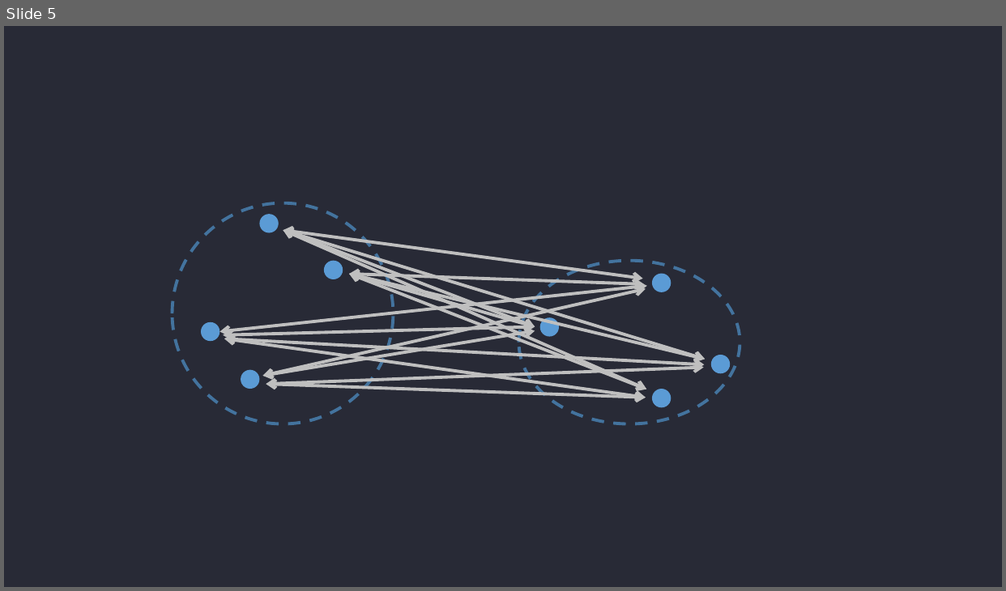
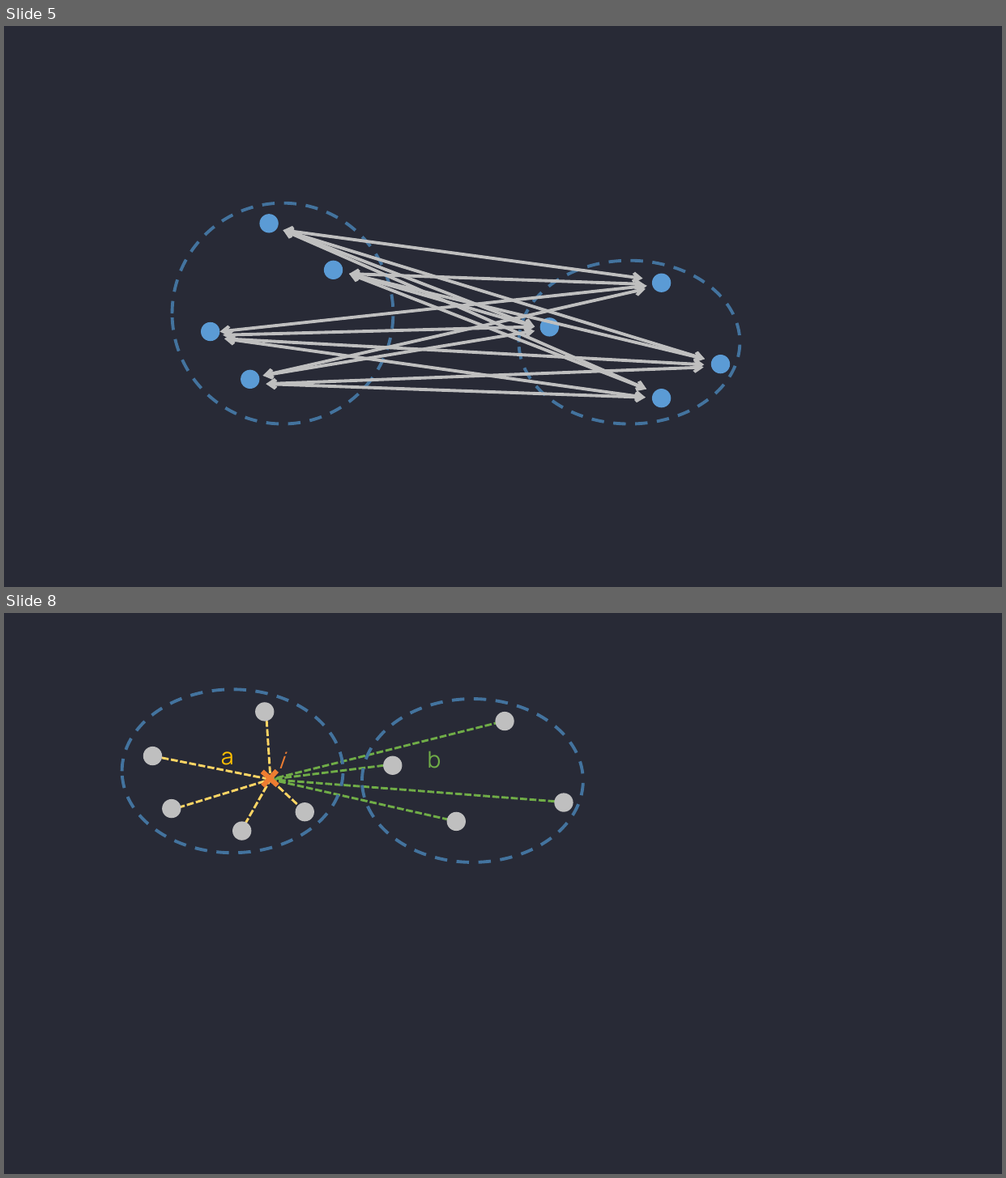
Before and after one commit to dinhanhthi/dinhanhthi.com, a slide deck: img/illustration/clustering-distance.pptx. Shown one above the other, each under a label of ours: slide 5 before the commit, slides 5 and 8 after it; the slides between them are not shown. The pictures are 1006x591 and 1006x1178 pixels, drawn with LibreOffice and Linux fonts; fonts in the diff are those of the drawing. Boxes give left, top, right and bottom in pixels: in the first picture for what was removed or moved away, otherwise in the second. Text is boxed around its words. In the diff, an @@ line names an element or a change of style, - is before the commit and + after.

```diff
--- a/img/illustration/clustering-distance.pptx
+++ b/img/illustration/clustering-distance.pptx
@@ slide 8 added at box(4, 613, 1002, 1174), background #282A36 @@
@@ ellipse added at box(122, 689, 343, 853), outline #43739E 3 pt dashed @@
@@ ellipse added at box(256, 702, 275, 721), fill #BFBFBF @@
@@ ellipse added at box(362, 699, 582, 862), outline #43739E 3 pt dashed @@
@@ line added from (266, 710) to (270, 779), #FFD564 2.25 pt dashed @@
@@ line added from (501, 722) to (270, 779), #70AD47 2.25 pt dashed @@
@@ ellipse added at box(495, 712, 513, 730), fill #BFBFBF @@
@@ ellipse added at box(143, 747, 162, 765), fill #BFBFBF @@
@@ line added from (153, 756) to (270, 779), #FFD564 2.25 pt dashed @@
@@ text added at box(221, 752, 234, 772), 22 pt, text #FFC000 @@
+a
@@ ellipse added at box(384, 756, 403, 775), fill #BFBFBF @@
@@ text added at box(428, 751, 441, 769), 22 pt, text #70AD47 @@
+b
@@ line added from (169, 811) to (270, 779), #FFD564 2.25 pt dashed @@
@@ line added from (241, 833) to (270, 779), #FFD564 2.25 pt dashed @@
@@ plus added at box(255, 764, 284, 794), fill #ED7D31 @@
@@ line added from (305, 811) to (270, 779), #FFD564 2.25 pt dashed @@
@@ line added from (394, 764) to (270, 779), #70AD47 2.25 pt dashed @@
@@ line added from (458, 822) to (270, 779), #70AD47 2.25 pt dashed @@
@@ line added from (564, 803) to (270, 779), #70AD47 2.25 pt dashed @@
@@ text added at box(278, 759, 283, 773), 22 pt, text #ED7D31, italic @@
+i
@@ ellipse added at box(162, 799, 181, 818), fill #BFBFBF @@
@@ ellipse added at box(296, 803, 314, 821), fill #BFBFBF @@
@@ ellipse added at box(554, 794, 573, 812), fill #BFBFBF @@
@@ ellipse added at box(232, 822, 251, 841), fill #BFBFBF @@
@@ ellipse added at box(447, 812, 466, 831), fill #BFBFBF @@
```
Also in this commit, not shown: 2 other slides added, 11 other files.
